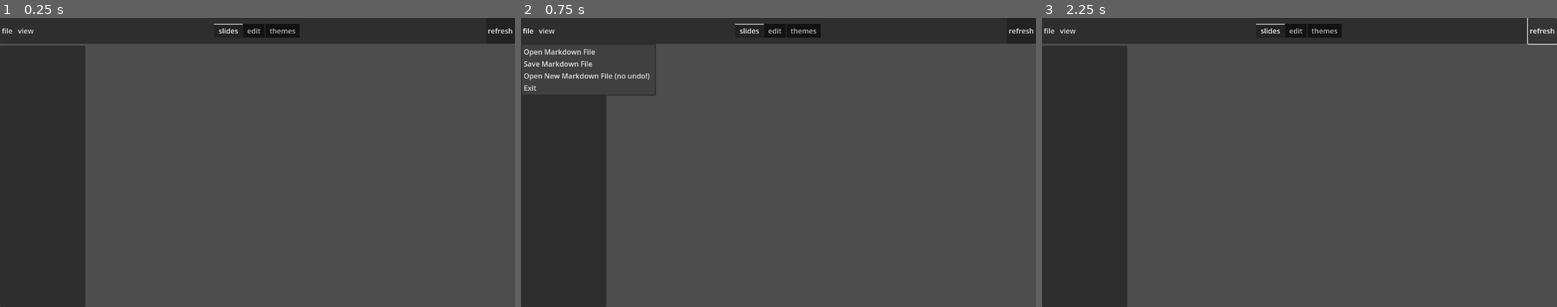
Above: before the commit, frames 1-3 (left to right).
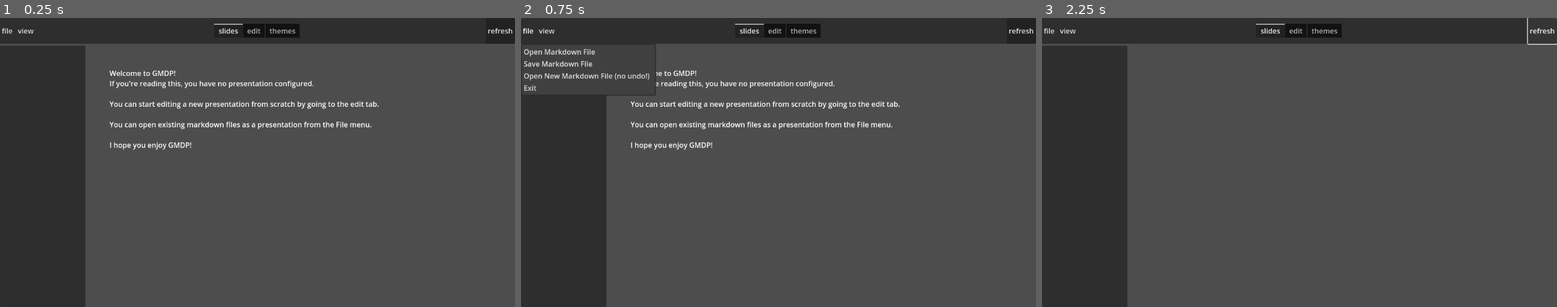
Above: after the commit, the same moments.

Repository: WinnerWind/gmdp
Game: Godot game, scene res://scenes/main.tscn
The game is run twice, just before and just after one commit, with the same random seed, the same clock (stepped at 60 frames per second) and the same inputs. The project has no main scene, so this scene is started directly.
Inputs:
- Up to frame 1 (0.25 s): no input
- Up to frame 2 (0.75 s): click "file" at 0.5 s
- Up to frame 3 (2.25 s): click "view" at 1.25 s; click "refresh" at 2 s

The runs differ from the first frame. In frame 1, 1.7% of the frame differs, in the area x 21-74%, y 18-46%; in frame 2, 1.6%; in frame 3, nothing differs.

Commit message:
Start off with a message

Diff:
--- a/scenes/main.tscn
+++ b/scenes/main.tscn
@@ -121,6 +121,19 @@
 size_flags_horizontal = 3
 size_flags_vertical = 3
 
+[node name="Starting Text" type="RichTextLabel" parent="Slides View/Main/Margins/Slides"]
+layout_mode = 2
+size_flags_vertical = 3
+bbcode_enabled = true
+text = "Welcome to GMDP!
+If you're reading this, you have no presentation configured.
+
+You can start editing a new presentation from scratch by going to the edit tab.
+
+You can open existing markdown files as a presentation from the File menu.
+
+I hope you enjoy GMDP!"
+
 [node name="Editor Panel" type="PanelContainer" parent="."]
 visible = false
 layout_mode = 2
--- a/scripts/markdown_parser.gd
+++ b/scripts/markdown_parser.gd
@@ -1,7 +1,7 @@
 extends Node
 ## This script parses markdown into data that the presentation devices can understand
 
-var data:Array[Dictionary]
+var data:Array[Dictionary] = []
 
 const PAGE_SPLITTER:String = "\n---\n"
 const HEADING_1_REGEX:String = r"^# (.*)"
--- a/scripts/presentation_manager.gd
+++ b/scripts/presentation_manager.gd
@@ -30,7 +30,6 @@
 	refresh()
 
 func _ready() -> void:
-	iterate_pages()
 	get_window().size_changed.connect(iterate_pages)
 
 func refresh() -> void:
